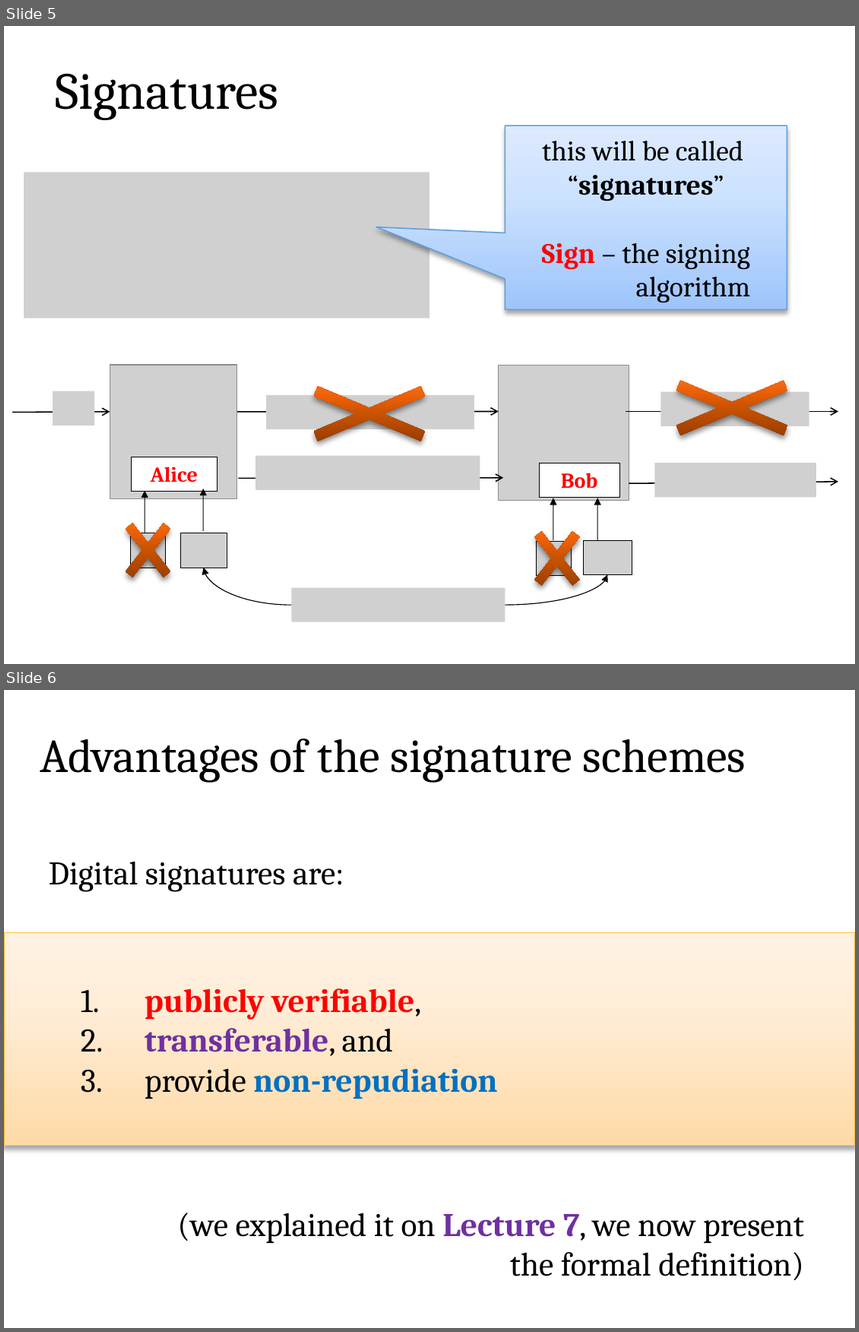
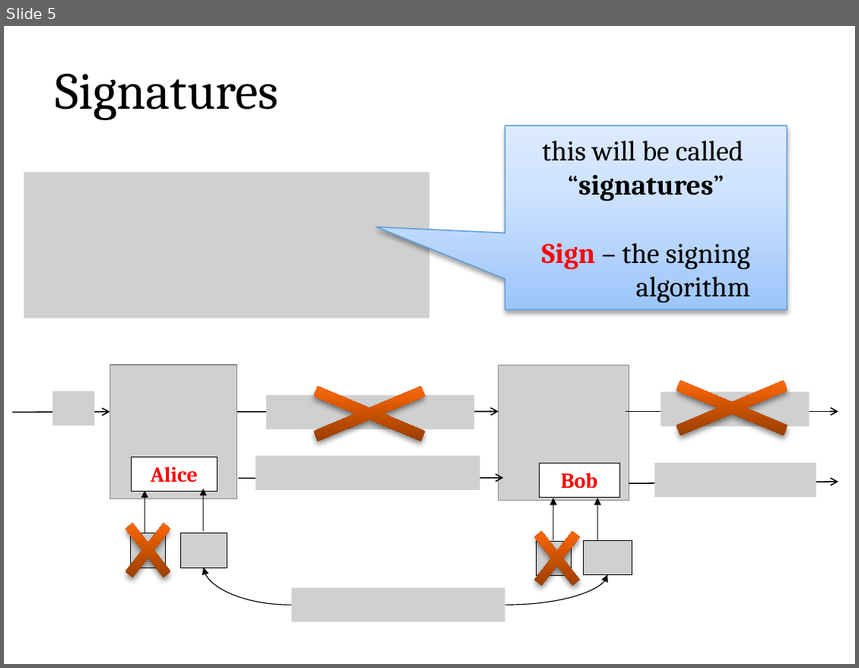
Before and after one commit to sdziembowski/cryptography-I-2025, a slide deck: Slides/chapter08.pptx. Shown one above the other, each under a label of ours: slides 5 and 6 before the commit, slide 5 after it. The pictures are 859x1332 and 859x668 pixels, drawn with LibreOffice and Linux fonts; fonts in the diff are those of the drawing; grey boxes stand for pictures. Boxes give left, top, right and bottom in pixels: in the first picture for what was removed or moved away, otherwise in the second. Text is boxed around its words. In the diff, an @@ line names an element or a change of style, - is before the commit and + after.

```diff
--- a/Slides/chapter08.pptx
+++ b/Slides/chapter08.pptx
@@ slide 6 removed at box(4, 690, 855, 1328), background #FFFFFF @@
@@ title removed at box(40, 739, 747, 783) @@
-Advantages of the signature schemes
@@ text removed at box(49, 861, 344, 892) @@
-Digital signatures are:
@@ rectangle removed at box(4, 932, 855, 1145) @@
-1. publicly verifiable,
-2. transferable, and
-3. provide non-repudiation
@@ text removed at box(177, 1213, 804, 1281) @@
-(we explained it on Lecture 7, we now present the formal definition)
```
Also in this commit, not shown: 2 slides changed, 1 other slide removed, 1 other file.
